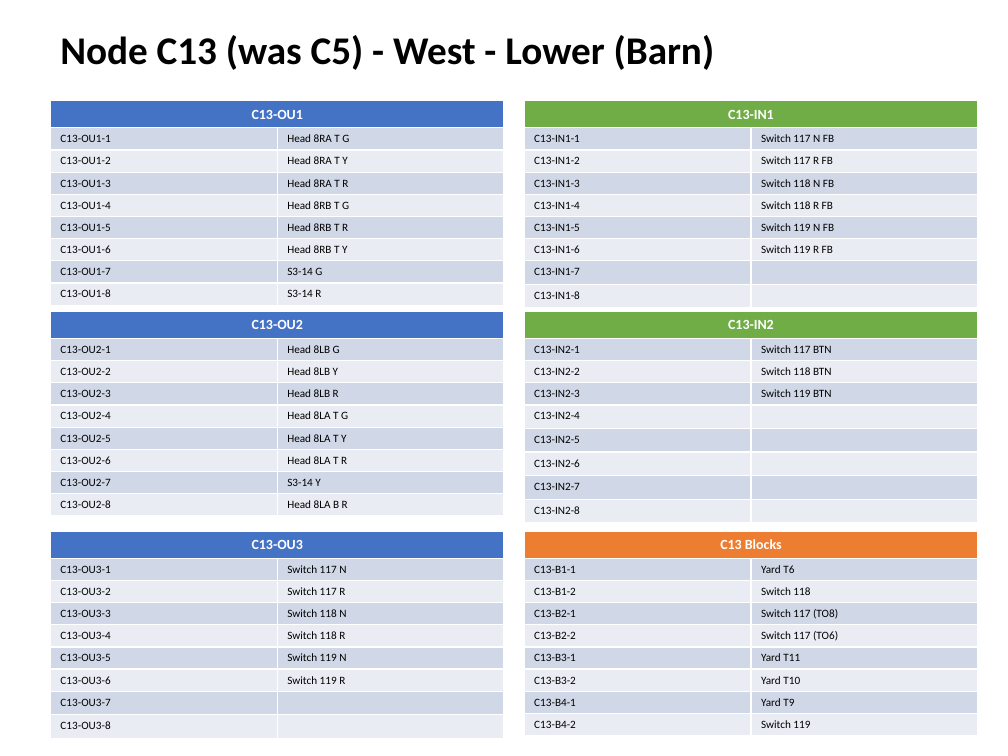
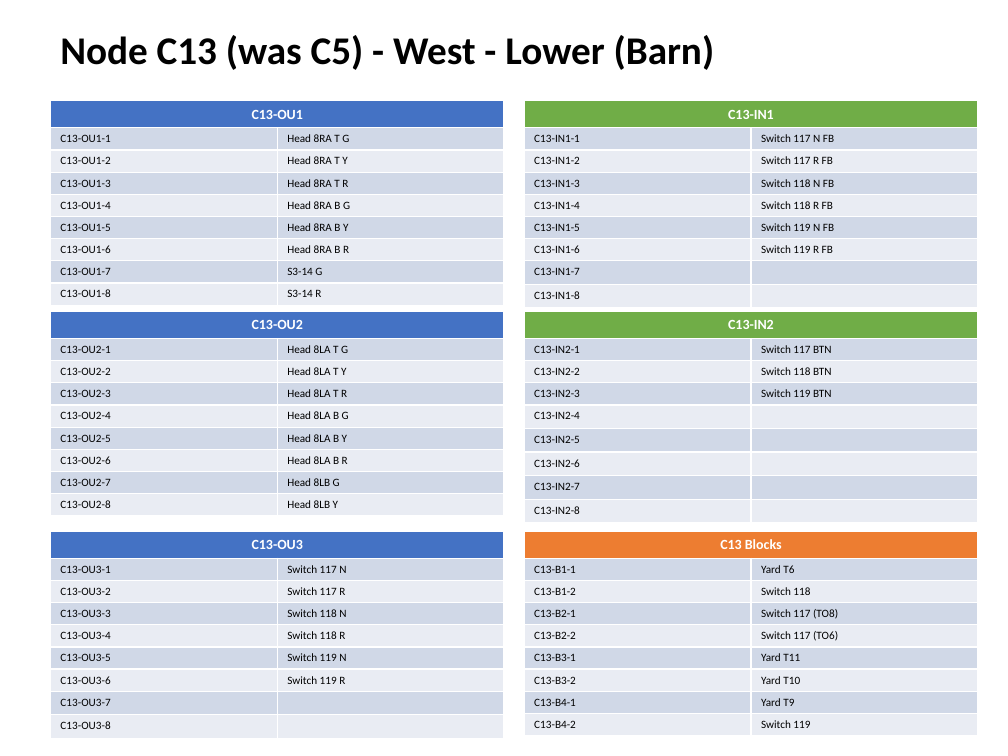
Before and after one commit to lnevo/hart, a slide deck: slide 9 of docs/wiring/Wiring_Schematic.pptx. Drawn at 1008x756 pixels with LibreOffice and Linux fonts; fonts in the diff are those of the drawing. Boxes give left, top, right and bottom in pixels: in the first picture for what was removed or moved away, otherwise in the second. Text is boxed around its words. In the diff, an @@ line names an element or a change of style, - is before the commit and + after.

```diff
--- a/docs/wiring/Wiring_Schematic.pptx
+++ b/docs/wiring/Wiring_Schematic.pptx
@@ table at <box>50,101,504,301</box> @@
-row 5, column 2: Head 8RB T G
+row 5, column 2: Head 8RA B G
-row 6, column 2: Head 8RB T R
+row 6, column 2: Head 8RA B Y
-row 7, column 2: Head 8RB T Y
+row 7, column 2: Head 8RA B R
@@ table at <box>50,311,504,512</box> @@
-row 2, column 2: Head 8LB G
+row 2, column 2: Head 8LA T G
-row 3, column 2: Head 8LB Y
+row 3, column 2: Head 8LA T Y
-row 4, column 2: Head 8LB R
+row 4, column 2: Head 8LA T R
-row 5, column 2: Head 8LA T G
+row 5, column 2: Head 8LA B G
-row 6, column 2: Head 8LA T Y
+row 6, column 2: Head 8LA B Y
-row 7, column 2: Head 8LA T R
+row 7, column 2: Head 8LA B R
-row 8, column 2: S3-14 Y
+row 8, column 2: Head 8LB G
-row 9, column 2: Head 8LA B R
+row 9, column 2: Head 8LB Y
```
Also in this commit, not shown: 4 other slides changed, 13 other files.
